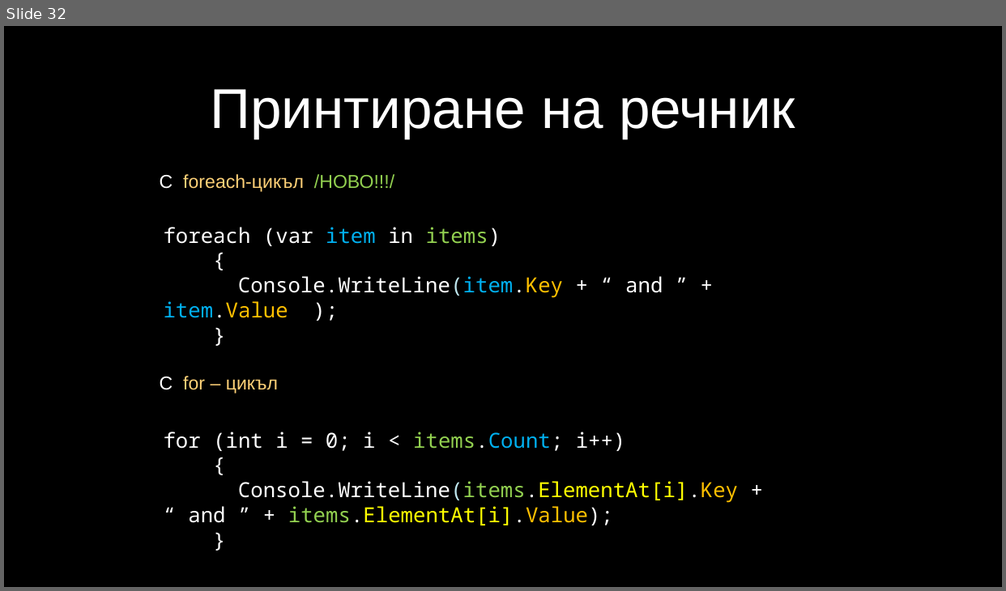
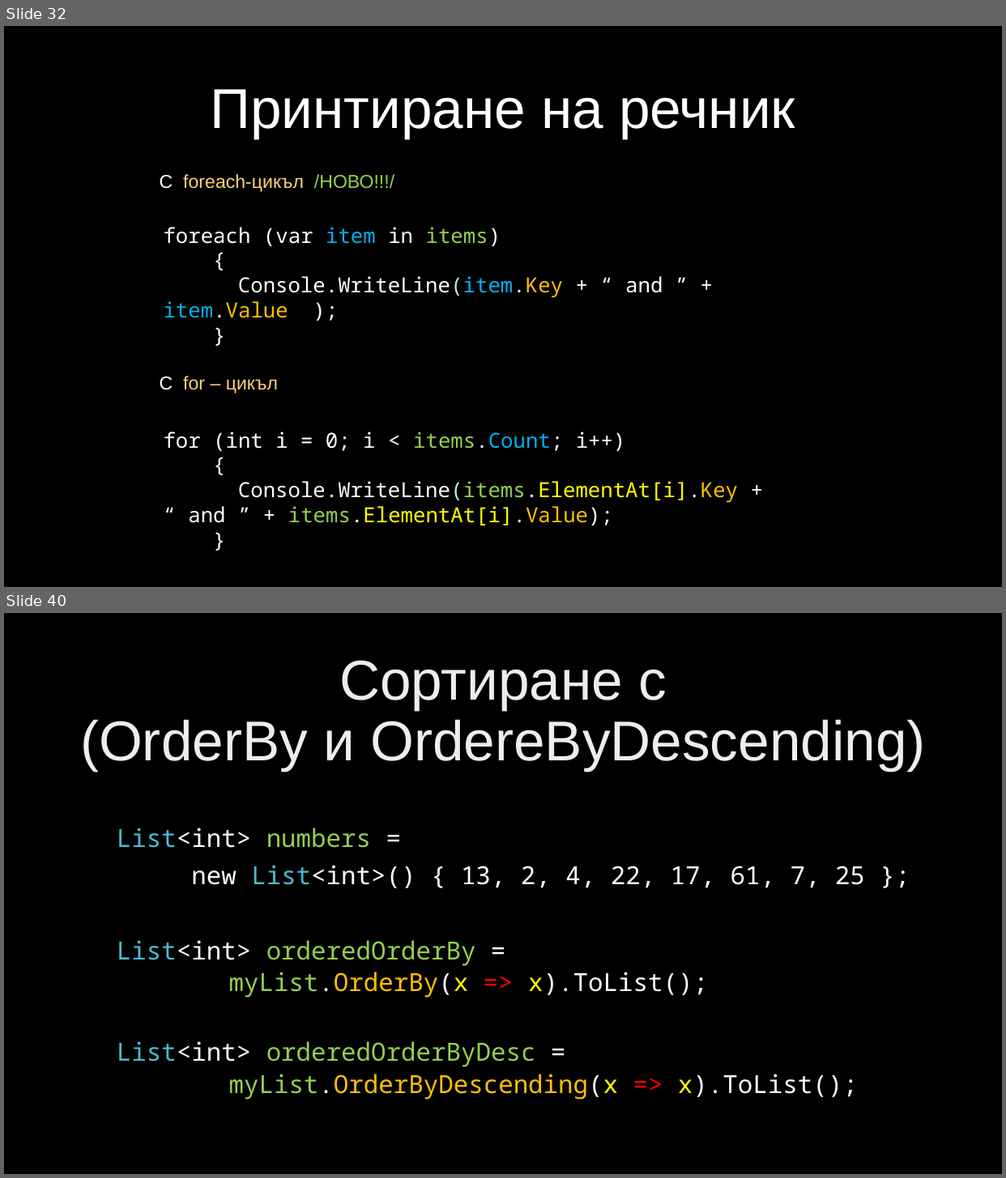
Before and after one commit to velizar92/CSharp-Programming-Presentations, a slide deck: C# Intermediate.pptx. Shown one above the other, each under a label of ours: slide 32 before the commit, slides 32 and 40 after it; the slides between them are not shown. The pictures are 1006x591 and 1006x1178 pixels, drawn with LibreOffice and Linux fonts; fonts in the diff are those of the drawing; background and template pictures are left out. Boxes give left, top, right and bottom in pixels: in the first picture for what was removed or moved away, otherwise in the second. Text is boxed around its words. In the diff, an @@ line names an element or a change of style, - is before the commit and + after.

```diff
--- a/C# Intermediate.pptx
+++ b/C# Intermediate.pptx
@@ slide 40 added at bbox=[4, 613, 1002, 1174], background picture (left out) @@
@@ title added at bbox=[80, 660, 926, 770], 54 pt, text gradient #BFBFBF to #EDEDED to #FFFFFF @@
+Сортиране с
+(OrderBy и OrdereByDescending)
@@ text added at bbox=[117, 828, 865, 1100], 24 pt, text #FFFFFF @@
+List<int> numbers =
+new List<int>() { 13, 2, 4, 22, 17, 61, 7, 25 };
+List<int> orderedOrderBy =
+  myList.OrderBy(x => x).ToList();
+List<int> orderedOrderByDesc =
+  myList.OrderByDescending(x => x).ToList();
```
Also in this commit, not shown: 1 slide changed, 9 other slides added.
